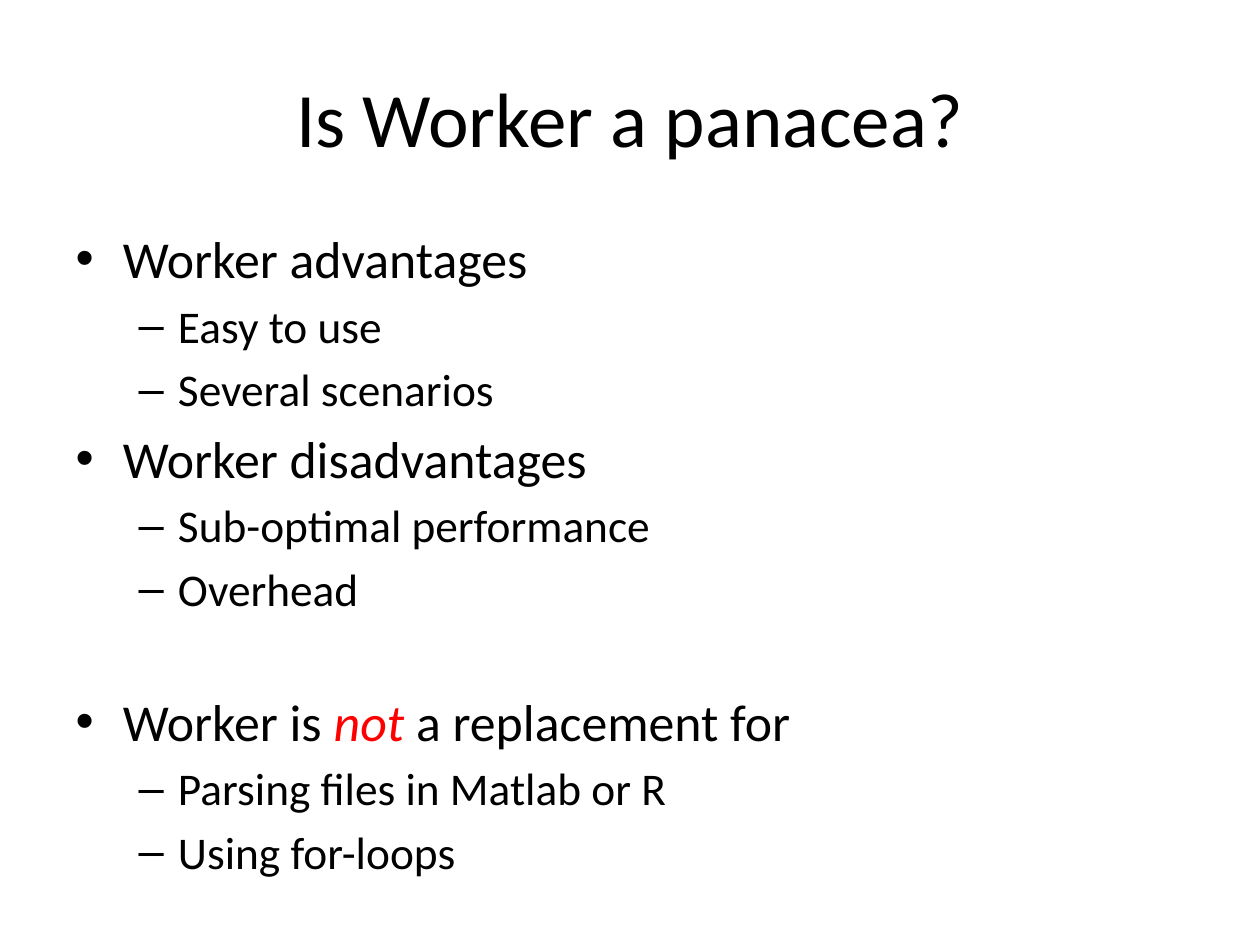
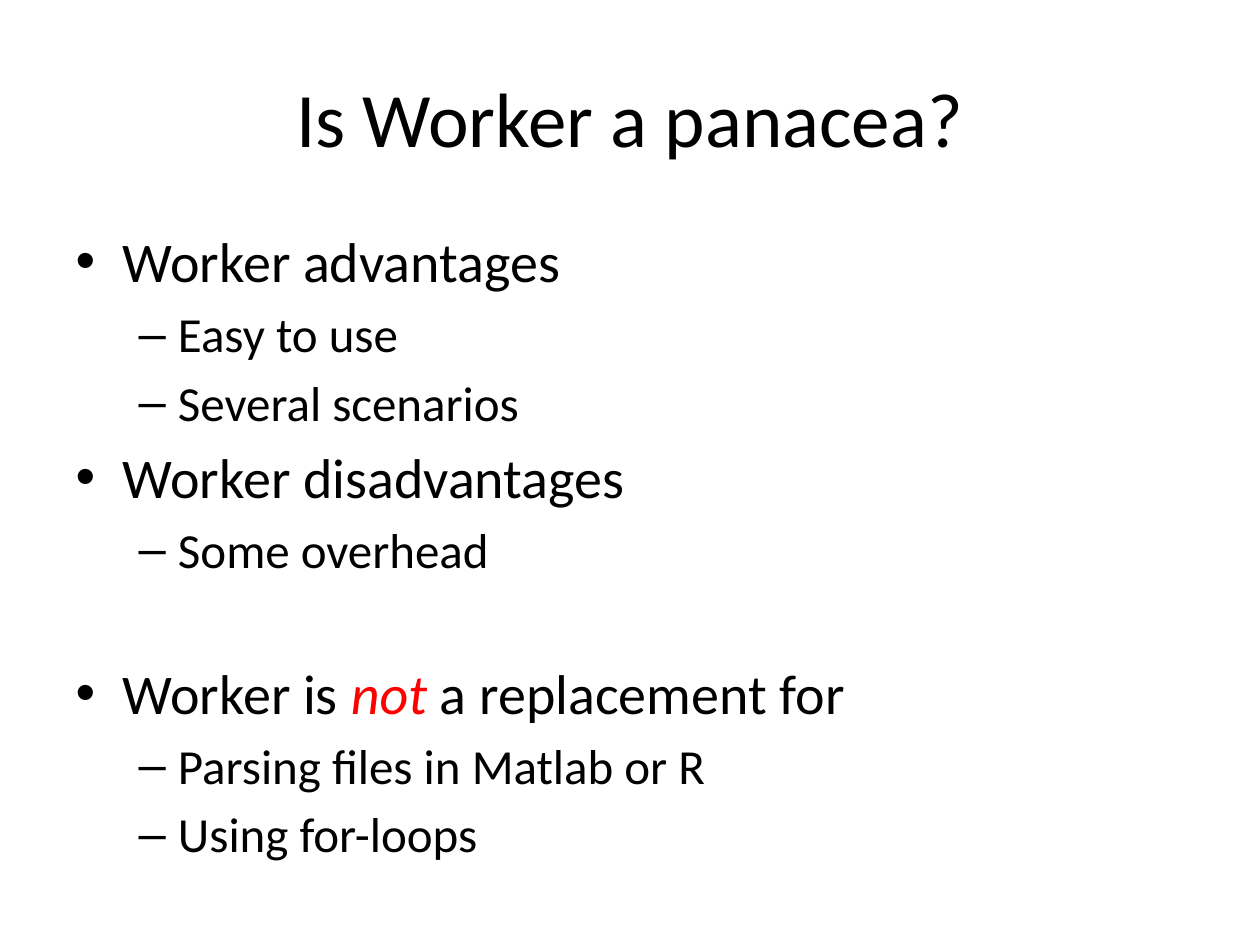
Before and after one commit to gjbex/worker, a slide deck: slide 27 of doc/worker.pptx (slide 12 before the commit). Drawn at 1260x945 pixels with LibreOffice and Linux fonts; fonts in the diff are those of the drawing. Boxes give left, top, right and bottom in pixels: in the first picture for what was removed or moved away, otherwise in the second. Text is boxed around its words. In the diff, an @@ line names an element or a change of style, - is before the commit and + after.

```diff
--- a/doc/worker.pptx
+++ b/doc/worker.pptx
@@ text at (123,243,845,861): size 29.6 to 32 pt in "Worker advantages", "Worker disadvantages", "Worker is not a replacement for"; size 25.9 to 28 pt in "Easy to use", "Several scenarios", "Parsing files in Matlab or R", "Using for-loops" @@
@@ text at (178,534,489,569): text changed; size 25.9 to 28 pt @@
-  – Sub-optimal performance
-  – Overhead
+  – Some overhead
```
Also in this commit, not shown: 8 other slides changed, 18 slides added.
